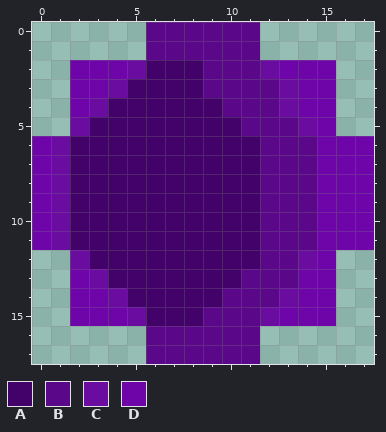
Two versions of one pixel-art sprite, Game/data/enemyprojectile_4.png. The first picture shows the starting point.
The file is 90x90 pixels, drawn in blocks of 5x5; one block is one cell here. Colours within 5 levels of each other are drawn and written as one.
Palette (. is transparent): A #430269  B #5a0889  C #690c9f  D #6d05a9
Now the later version:
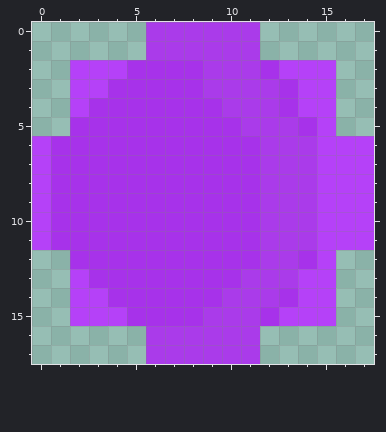
Difference:
@@ palette @@
-A #430269
+A #a732ea
-B #5a0889
+B #aa3bea
-D #6d05a9
+D #b541f8
@@ x 0..17 @@
  1 ......BBBBBB......
- 2 ..DDDCAAABBBCDDD..
- 3 ..DDCAAAABBBBCDD..
- 4 ..DCAAAAAABBBCDD..
- 5 ..CAAAAAAAABBBCD..
- 6 DCAAAAAAAAAABBBDDD
- 7 DCAAAAAAAAAABBBDDD
- 8 DCAAAAAAAAAABBBDDD
- 9 DCAAAAAAAAAABBBDDD
-10 DCAAAAAAAAAABBBDDD
-11 DCAAAAAAAAAABBBDDD
-12 ..CAAAAAAAAABBCD..
-13 ..DCAAAAAAABBBDD..
-14 ..DDCAAAAABBBCDD..
-15 ..DDDCAAABBBCDDD..
+ 2 ..DDDAAAABBBADDD..
+ 3 ..DDAAAAABBBBADD..
+ 4 ..DAAAAAAABBBADD..
+ 5 ..AAAAAAAAABBBAD..
+ 6 DAAAAAAAAAAABBBDDD
+ 7 DAAAAAAAAAAABBBDDD
+ 8 DAAAAAAAAAAABBBDDD
+ 9 DAAAAAAAAAAABBBDDD
+10 DAAAAAAAAAAABBBDDD
+11 DAAAAAAAAAAABBBDDD
+12 ..AAAAAAAAAABBAD..
+13 ..DAAAAAAAABBBDD..
+14 ..DDAAAAAABBBADD..
+15 ..DDDAAAABBBADDD..
 16 ......BBBBBB......
Where, in picture pixels (left, top, right, bottom), the same in both pictures:
changed: (32, 22, 374, 364)
